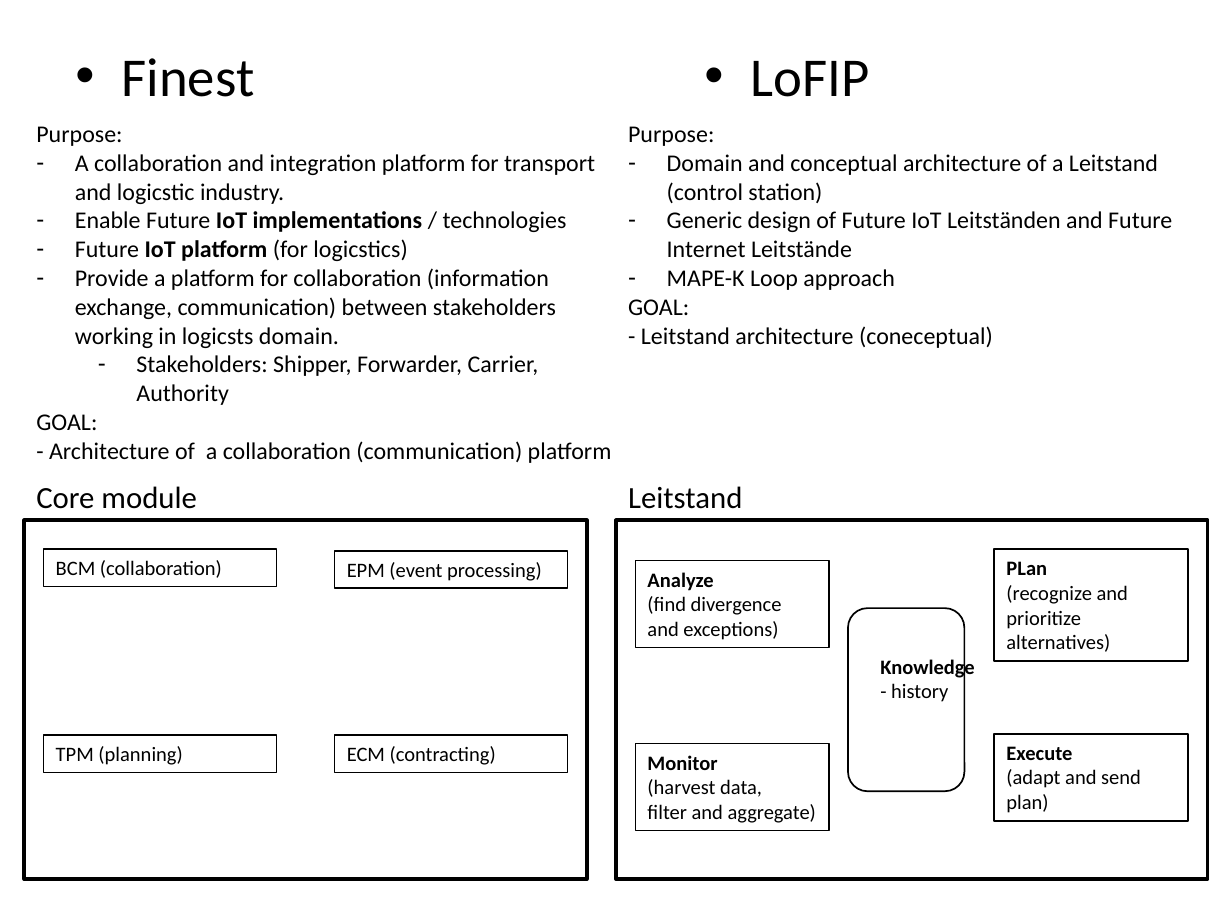
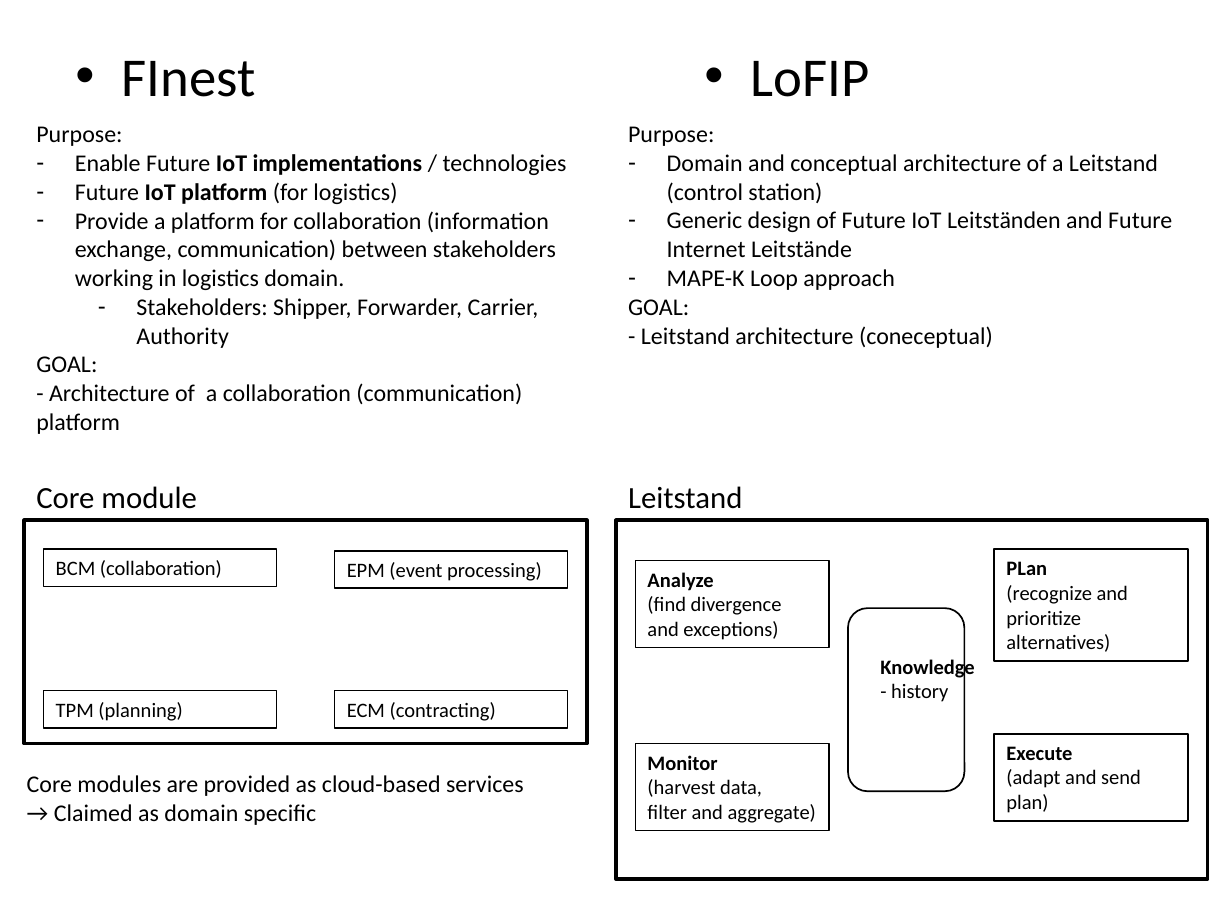
Before and after one commit to ggr-research/architecture, a slide deck: slide 2 of slides/FInest-vs-LoFIP.pptx (slide 1 before the commit). Drawn at 1232x924 pixels with LibreOffice and Linux fonts; fonts in the diff are those of the drawing. Boxes give left, top, right and bottom in pixels: in the first picture for what was removed or moved away, otherwise in the second. Text is boxed around its words. In the diff, an @@ line names an element or a change of style, - is before the commit and + after.

```diff
--- a/slides/FInest-vs-LoFIP.pptx
+++ b/slides/FInest-vs-LoFIP.pptx
@@ text at (x1=122, y1=61, x2=256, y2=97): text changed @@
-• Finest
+• FInest
@@ text at (x1=75, y1=154, x2=595, y2=204): paragraph removed @@
-– A collaboration and integration platform for transport and logicstic industry.
@@ text at (x1=75, y1=182, x2=556, y2=290): text changed @@
-– Future IoT platform (for logicstics)
-– Provide a platform for collaboration (information exchange, communication) between stakeholders working in logicsts domain.
+– Future IoT platform (for logistics)
+– Provide a platform for collaboration (information exchange, communication) between stakeholders working in logistics domain.
@@ rectangle resized from (x1=25, y1=520, x2=588, y2=878) to (x1=25, y1=520, x2=588, y2=743) @@
@@ rectangle "TPM (planning)" moved from (x1=43, y1=736, x2=276, y2=772) to (x1=43, y1=691, x2=276, y2=728) @@
@@ rectangle "ECM (contracting)" moved from (x1=335, y1=736, x2=568, y2=772) to (x1=335, y1=691, x2=568, y2=728) @@
@@ text added at (x1=27, y1=775, x2=524, y2=825), 14 pt, text #000000 @@
+Core modules are provided as cloud-based services
+→ Claimed as domain specific
```
Also in this commit, not shown: 1 other slide changed, 2 slides added, 1 slide removed.
